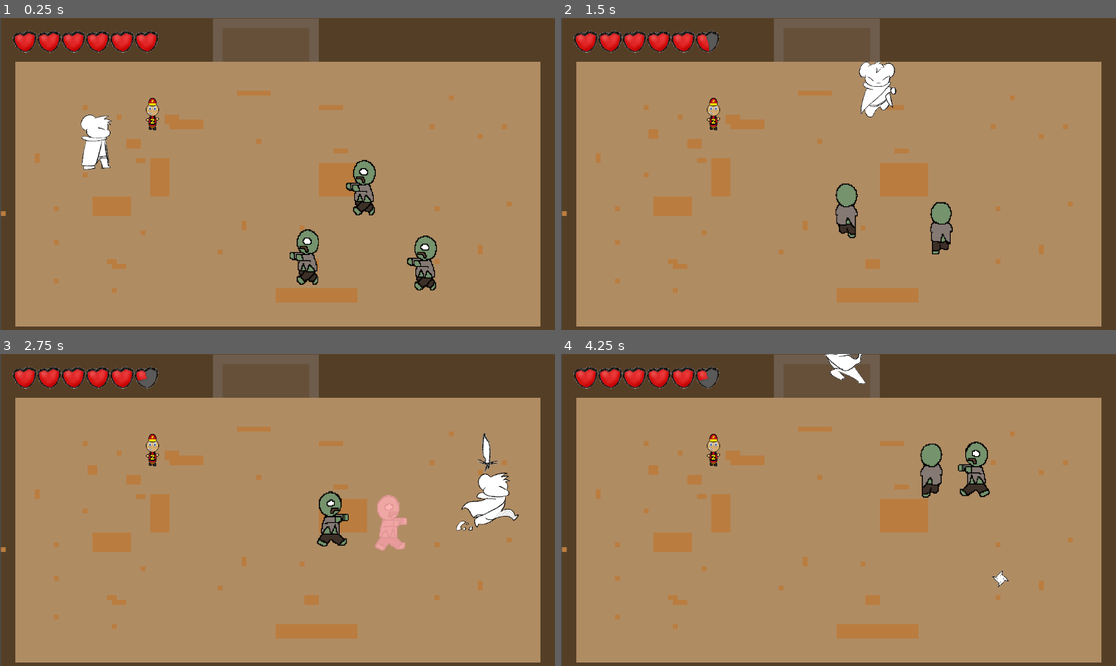
Above: before the commit, frames 1-4 (two rows, left to right).
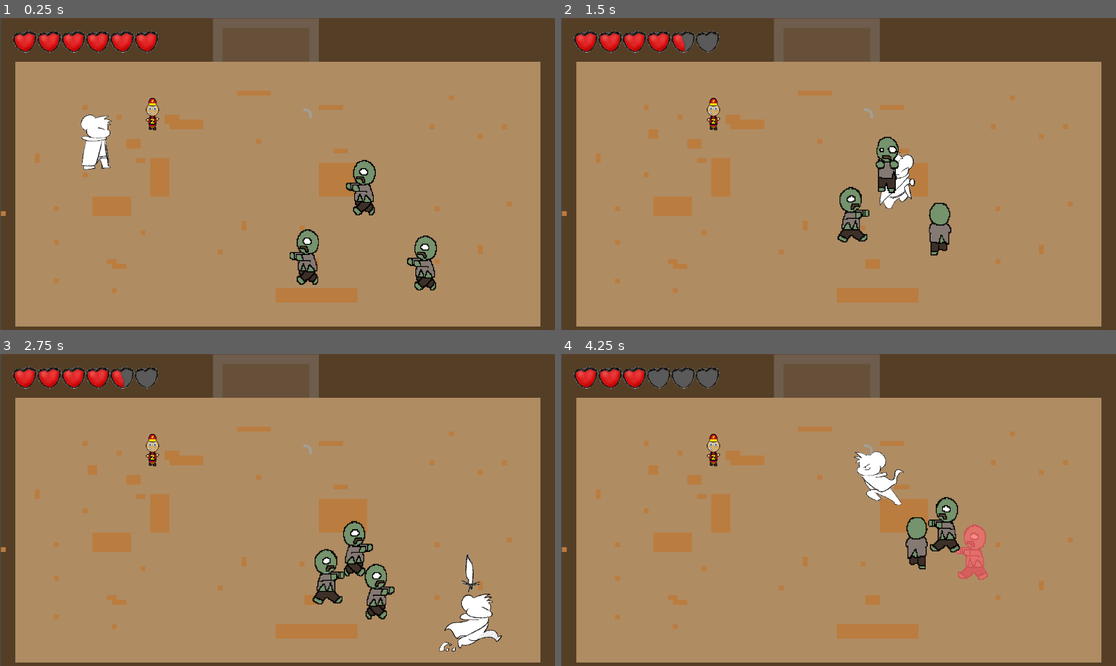
Above: after the commit, the same moments.

Repository: bcorrigall/ratknight
Game: Godot game, scene res://main.tscn
Same seed, same stepped clock (60 frames per second), same inputs: the game is played once before the commit and once after it. The engine's default icon, where the game draws it, is replaced by a stand-in: a white triangle on a blue panel in a dark square.
Inputs (mouse positions are in pixels of both pictures, inside the frame that each line leads up to):
- Up to frame 1 (0.25 s): no input
- Up to frame 2 (1.5 s): move the mouse to (960, 158) at 0.52 s; hold Right (move_right) 0.53-1.28 s; hold Shift (dash) 0.53-1.28 s; move the mouse to (727, 189) at 1.27 s; hold S (move_down) from 1.28 s (still down); tap J (attack_light) at 1.35 s
- Up to frame 3 (2.75 s): tap Shift (dash) at 1.55, 2.3 s; move the mouse to (333, 441) at 2.02 s; release S (move_down) at 2.03 s; hold Right (move_right) from 2.03 s (still down); hold K (attack_spin) from 2.03 s (still down)
- Up to frame 4 (4.25 s): move the mouse to (810, 572) at 2.77 s; release Right (move_right) at 2.78 s; release K (attack_spin) at 2.78 s; hold Up (move_up) 2.78-3.53 s; tap Shift (dash) at 2.85, 3.8 s; move the mouse to (1005, 556) at 3.52 s; press the mouse at (1005, 556) at 3.53 s; hold A (move_left) from 3.53 s (still down)

The runs differ from the first frame. In frame 1, less than 0.1% of the frame differs, in the area x 54-57%, y 28-33%; in frame 2, 3.1%; in frame 3, 5.7%, in the area x 21-94%, y 4-96%; in frame 4, 4.8%.
Error before the commit: Attempt to call function 'start' in base 'null instance' on a null instance. (res://playerMovement.gd:179)

Commit message:
attacking bug fixed

Diff:
--- a/Attack.gd
+++ b/Attack.gd
@@ -20,7 +20,8 @@
 
 
 func _on_area_2d_body_entered(body):
-	print(body.health)
-	body.health = body.health - damage
-	print(body.health)
-	queue_free()
+	if(body.get_name().begins_with("Enemy")):
+		print(body.health)
+		body.health = body.health - damage
+		print(body.health)
+		queue_free()
--- a/Attack.tscn
+++ b/Attack.tscn
@@ -1,16 +1,16 @@
 [gd_scene load_steps=4 format=3 uid="uid://bkpqj8j7i4sme"]
 
 [ext_resource type="Script" path="res://Attack.gd" id="1_3benm"]
-[ext_resource type="Texture2D" path="res://assets/star/star.png" id="2_kmsdl"]
+[ext_resource type="Texture2D" uid="uid://bgedj0hkpe1k" path="res://assets/star/star.png" id="2_kmsdl"]
 
 [sub_resource type="CircleShape2D" id="CircleShape2D_6k2cw"]
 
 [node name="Attack" type="Node2D"]
 script = ExtResource("1_3benm")
 
-[node name="Area2D" type="Area2D" parent="."]
+[node name="AttackArea" type="Area2D" parent="."]
 
-[node name="CollisionShape2D" type="CollisionShape2D" parent="Area2D"]
+[node name="CollisionShape2D" type="CollisionShape2D" parent="AttackArea"]
 shape = SubResource("CircleShape2D_6k2cw")
 
 [node name="Sprite2D" type="Sprite2D" parent="."]
@@ -20,7 +20,7 @@
 
 [node name="Timer" type="Timer" parent="."]
 
-[connection signal="area_entered" from="Area2D" to="." method="_on_area_2d_area_entered"]
-[connection signal="area_shape_entered" from="Area2D" to="." method="_on_area_2d_area_shape_entered"]
-[connection signal="body_entered" from="Area2D" to="." method="_on_area_2d_body_entered"]
+[connection signal="area_entered" from="AttackArea" to="." method="_on_area_2d_area_entered"]
+[connection signal="area_shape_entered" from="AttackArea" to="." method="_on_area_2d_area_shape_entered"]
+[connection signal="body_entered" from="AttackArea" to="." method="_on_area_2d_body_entered"]
 [connection signal="timeout" from="Timer" to="." method="_on_timer_timeout"]
--- a/enemy.gd
+++ b/enemy.gd
@@ -1,7 +1,7 @@
 extends CharacterBody2D
 
 
-@export var SPEED = 100.0
+@export var SPEED = 100
 @export var health = 100
 @export var damage = 5
 var playerposition
@@ -59,14 +59,13 @@
 
 
 func _on_hurt_box_area_entered(area):
-	if area==$HitBox:return
+	if !area.name.match("AttackArea") :return
 	#if area==:return
 	print(area)
-	print("hit")
+	#print("hit")
 	get_damage()
 
 func get_damage():
-	health-=damage*5
 	effects.play("gethurt")
 	$Timer.start(0.4)
 	#effects.play("RESET")
--- a/main.tscn
+++ b/main.tscn
@@ -1,11 +1,12 @@
-[gd_scene load_steps=9 format=3 uid="uid://ck24t8ix5ipiv"]
+[gd_scene load_steps=10 format=3 uid="uid://ck24t8ix5ipiv"]
 
 [ext_resource type="Script" path="res://main.gd" id="1_kb2s1"]
 [ext_resource type="PackedScene" uid="uid://ct7akgrsmoosc" path="res://the_rat.tscn" id="2_fgrnw"]
 [ext_resource type="PackedScene" uid="uid://bd1rvmtjug7o8" path="res://enemy.tscn" id="3_d7vqg"]
 [ext_resource type="Texture2D" uid="uid://bow5v7o1kvoam" path="res://assets/tileset.png" id="3_f0uep"]
 [ext_resource type="PackedScene" uid="uid://ctyd5jhqe7mis" path="res://hud.tscn" id="5_57i1q"]
-[ext_resource type="PackedScene" uid="uid://bk7r33qes2kw5" path="res://item.tscn" id="6_ebi3h"]
+[ext_resource type="PackedScene" uid="uid://chon0078cvn0t" path="res://item.tscn" id="6_ebi3h"]
+[ext_resource type="PackedScene" uid="uid://s3hes6771ca4" path="res://trap.tscn" id="7_nj3te"]
 
 [sub_resource type="TileSetAtlasSource" id="TileSetAtlasSource_hf4va"]
 texture = ExtResource("3_f0uep")
@@ -63,4 +64,7 @@
 z_index = 1
 position = Vector2(780, 360)
 
+[node name="Trap" parent="." instance=ExtResource("7_nj3te")]
+position = Vector2(638, 198)
+
 [editable path="Enemy"]
--- a/playerMovement.gd
+++ b/playerMovement.gd
@@ -43,6 +43,7 @@
 func attack_animation(direction, cooldown):
 	attack_direction = rad_to_deg(direction.angle())
 	attacking = true
+	speed = 200
 	$AttackTimeout.start(attack_cooldown)
 
 func dash():
@@ -73,13 +74,13 @@
 		velocity = dash_direction
 	elif(attacking):
 		if Input.is_action_pressed("move_right"):
-			velocity.x += 0.25
+			velocity.x += 1
 		if Input.is_action_pressed("move_left"):
-			velocity.x -= 0.25
+			velocity.x -= 1
 		if Input.is_action_pressed("move_down"):
-			velocity.y += 0.25
+			velocity.y += 1
 		if Input.is_action_pressed("move_up"):
-			velocity.y -= 0.25
+			velocity.y -= 1
 
 		print(attack_direction)
 		if attack_direction > -45 and attack_direction <= 45:
@@ -163,22 +164,25 @@
 
 
 func _on_area_2d_body_entered(body):
-	if (body.name.find("enemy") and invincible == false and in_dash == false):
+	print(body)
+	if (body.get_name().begins_with("Enemy") and invincible == false and in_dash == false):
 		health -= body.damage
 		var direction = (body.position - position).normalized() * 100
 		position = position - direction
 
-		print("hit")
+		print("player hit")
 		get_parent().hud.get_node("HeartContainer").updateHearts(health)
 		$Invinciblilty.start(invincibility_time)
 		invincible = true
 
-	elif (body.name.find("trap")):
+	elif (body.get_name().begins_with("Trap")):
 		health -= body.damage
-		speed = 100
-		$Timer.start(trap_slowdown)
-
-
+		speed = 200
+		$TrapTimer.start(trap_slowdown)
+		get_parent().hud.get_node("HeartContainer").updateHearts(health)
+		$Invinciblilty.start(invincibility_time)
+		invincible = true
+		print(body)
 
 func _on_dash_timeout():
 	in_dash = false
@@ -193,3 +197,7 @@
 
 func _on_attack_timeout_timeout():
 	attacking = false
+	speed = 400
+
+func _on_trap_timer_timeout():
+	speed = 400
--- a/the_rat.tscn
+++ b/the_rat.tscn
@@ -601,10 +601,13 @@
 
 [node name="AttackTimeout" type="Timer" parent="."]
 
+[node name="TrapTimer" type="Timer" parent="."]
+
 [connection signal="body_entered" from="theRatArea2D" to="." method="_on_area_2d_body_entered"]
 [connection signal="timeout" from="Dash" to="." method="_on_dash_timeout"]
 [connection signal="timeout" from="Invinciblilty" to="." method="_on_invinciblilty_timeout"]
 [connection signal="timeout" from="DashTimeout" to="." method="_on_dash_timeout_timeout"]
 [connection signal="timeout" from="AttackTimeout" to="." method="_on_attack_timeout_timeout"]
+[connection signal="timeout" from="TrapTimer" to="." method="_on_trap_timer_timeout"]
 
 [editable path="Weapon"]
--- a/trap.tscn
+++ b/trap.tscn
@@ -1,10 +1,26 @@
-[gd_scene load_steps=2 format=3 uid="uid://s3hes6771ca4"]
+[gd_scene load_steps=5 format=3 uid="uid://s3hes6771ca4"]
 
 [ext_resource type="Script" path="res://trap.gd" id="1_exj36"]
+[ext_resource type="Texture2D" uid="uid://bl02ai1mt7x88" path="res://assets/SwordStroke.png" id="2_5xv1x"]
 
-[node name="Node2D" type="Node2D"]
+[sub_resource type="CapsuleShape2D" id="CapsuleShape2D_0oxnu"]
+radius = 30.0
+height = 98.0
+
+[sub_resource type="CapsuleShape2D" id="CapsuleShape2D_lfd7g"]
+radius = 37.0
+height = 118.0
+
+[node name="Trap" type="CharacterBody2D"]
 script = ExtResource("1_exj36")
 
-[node name="Area2D" type="Area2D" parent="."]
+[node name="CollisionShape2D" type="CollisionShape2D" parent="."]
+shape = SubResource("CapsuleShape2D_0oxnu")
 
-[node name="CollisionShape2D" type="CollisionShape2D" parent="Area2D"]
+[node name="HitBox" type="Area2D" parent="."]
+
+[node name="CollisionShape2D" type="CollisionShape2D" parent="HitBox"]
+shape = SubResource("CapsuleShape2D_lfd7g")
+
+[node name="Sprite2D" type="Sprite2D" parent="."]
+texture = ExtResource("2_5xv1x")
Not shown: 1 places in heart_gui.tscn that only renumber resources
Not shown: 1 places in sword.tscn that only renumber resources
